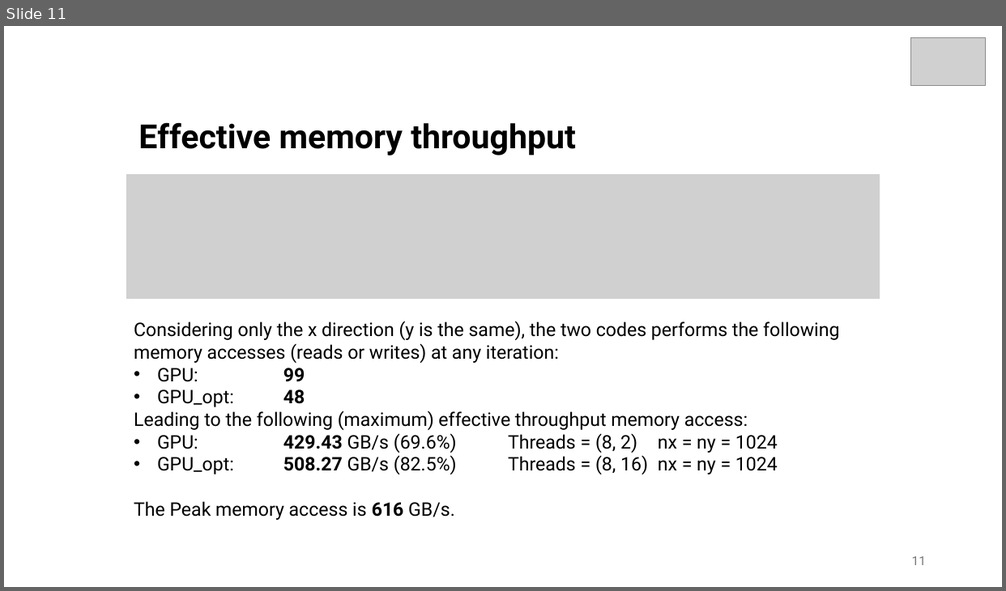
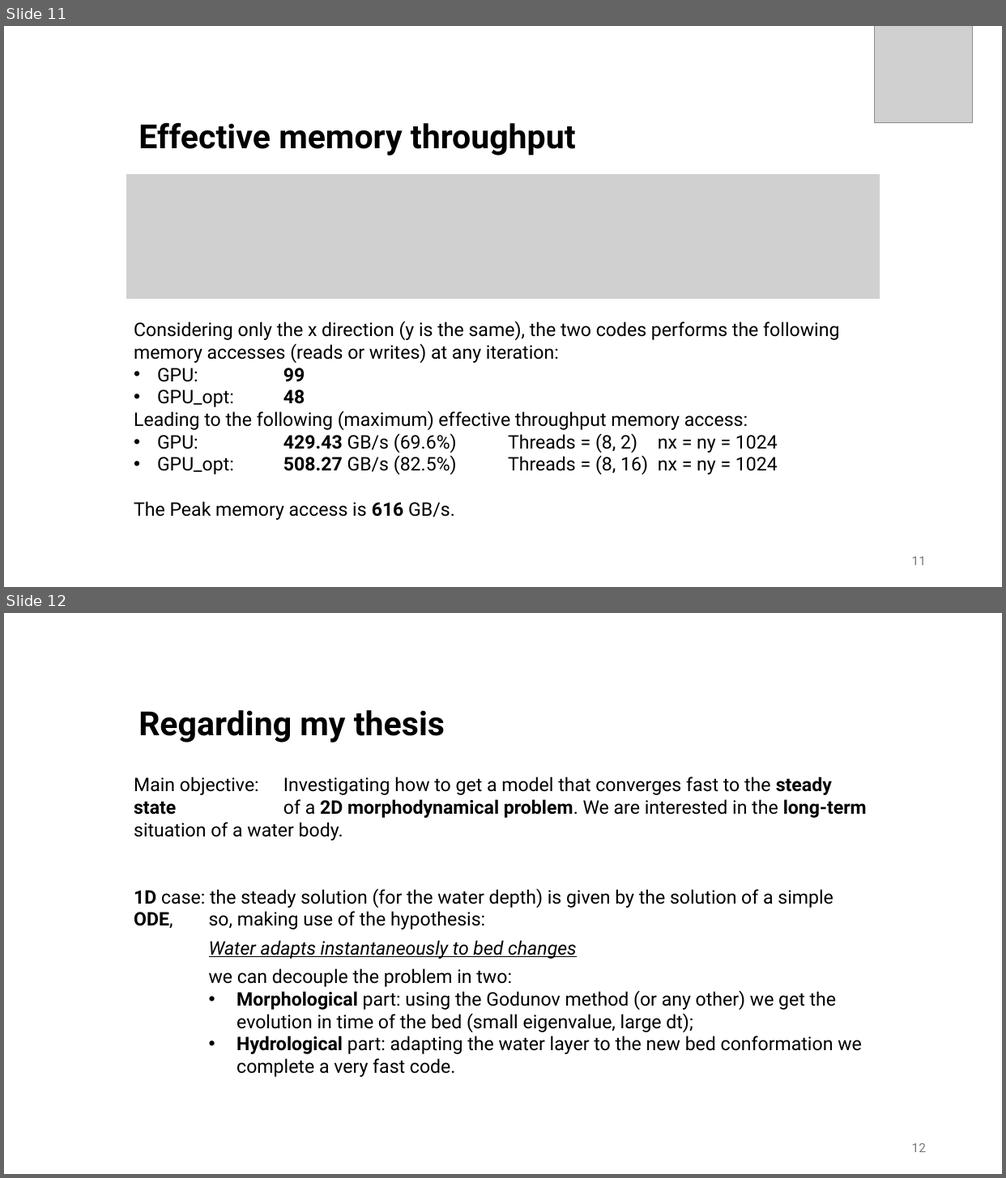
Before and after one commit to nunziogit/project_2D, a slide deck: PERF_EVAL/presentation_Julia.pptx. Shown one above the other, each under a label of ours: slide 11 before the commit, slides 11 and 12 after it. The pictures are 1006x591 and 1006x1178 pixels, drawn with LibreOffice and Linux fonts; fonts in the diff are those of the drawing; grey boxes stand for pictures. Boxes give left, top, right and bottom in pixels: in the first picture for what was removed or moved away, otherwise in the second. Text is boxed around its words. In the diff, an @@ line names an element or a change of style, - is before the commit and + after.

```diff
--- a/PERF_EVAL/presentation_Julia.pptx
+++ b/PERF_EVAL/presentation_Julia.pptx
@@ slide 12 added at <box>4,613,1002,1174</box>, background #FFFFFF @@
@@ text added at <box>138,710,445,743</box>, 32 pt, text #000000, bold @@
+Regarding my thesis
@@ text added at <box>134,777,867,1077</box>, 18 pt, text #000000 @@
+Main objective: Investigating how to get a model that converges fast to the steady state of a 2D morphodynamical problem. We are interested in the long-term situation of a water body.
+1D case: the steady solution (for the water depth) is given by the solution of a simple ODE, so, making use of the hypothesis:
+Water adapts instantaneously to bed changes
+we can decouple the problem in two:
+    • Morphological part: using the Godunov method (or any other) we get the evolution in time of the bed (small eigenvalue, large dt);
+    • Hydrological part: adapting the water layer to the new bed conformation we complete a very fast code.
@@ page number added at <box>912,1144,926,1152</box>, 12 pt, text #797979 @@
+12
@@ slide 11 changed as well @@
@@ picture added at <box>875,26,973,123</box> @@
@@ picture removed at <box>911,37,986,85</box> @@
```
Also in this commit, not shown: 10 other slides changed, 1 other slide added.
